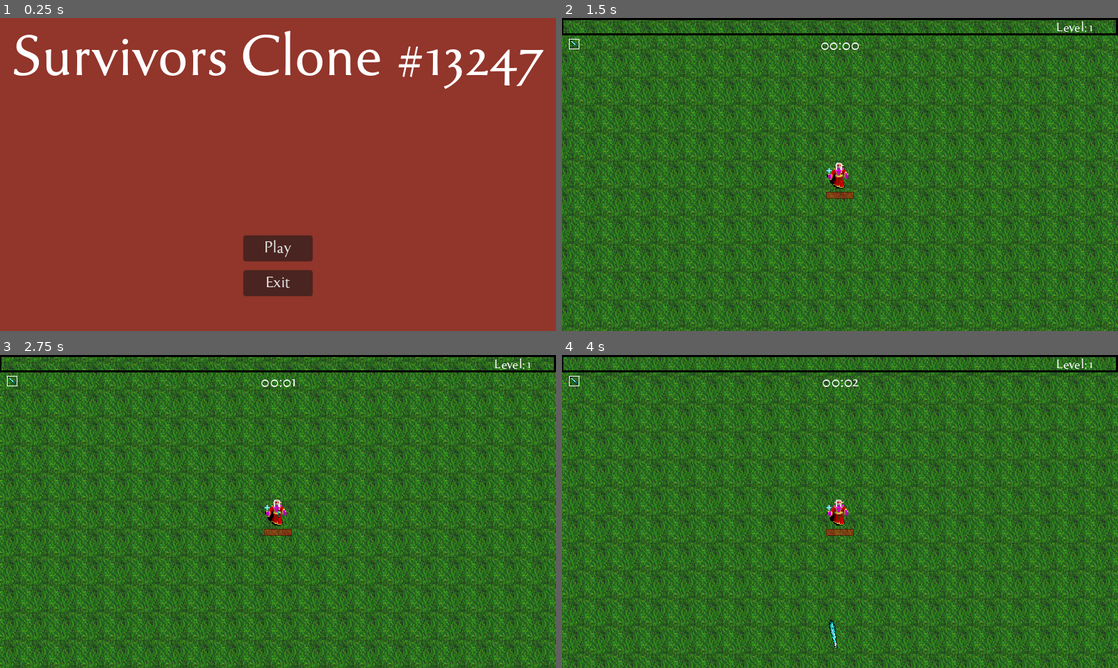
Above: before the commit, frames 1-4 (two rows, left to right).
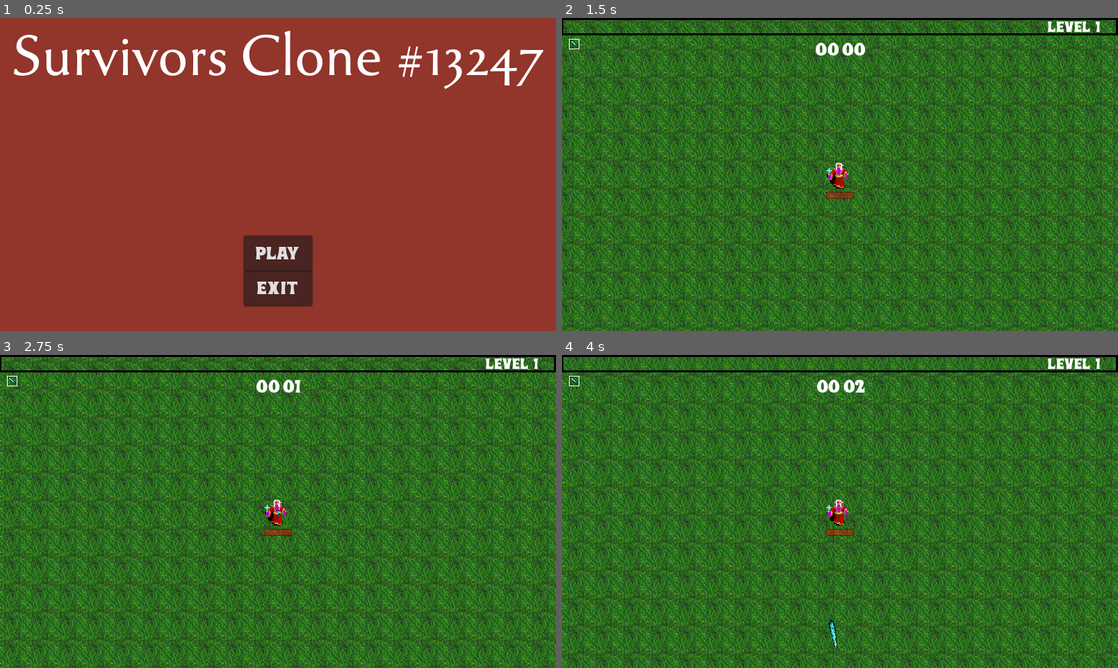
Above: after the commit, the same moments.

Repository: DiogoSabec/Rythm-Judgment
Game: Godot game, scene res://TitleScreen/menu.tscn
Same seed, same stepped clock (60 frames per second), same inputs: the game is played once before the commit and once after it. Sound files missing from this copy of the repository are replaced by a short silence.
Inputs (mouse positions are in pixels of both pictures, inside the frame that each line leads up to):
- Up to frame 1 (0.25 s): no input
- Up to frame 2 (1.5 s): click "Play" at 0.5 s; move the mouse to (962, 158) at 1.27 s; hold D (right) from 1.28 s (still down); click (962, 158) at 1.35 s
- Up to frame 3 (2.75 s): move the mouse to (166, 527) at 2.02 s; release D (right) at 2.03 s; hold S (down) from 2.03 s (still down); click (166, 527) at 2.1 s
- Up to frame 4 (4 s): move the mouse to (895, 442) at 2.77 s; release S (down) at 2.78 s; hold D (right) 2.78-3.53 s; click (895, 442) at 2.85 s; move the mouse to (812, 574) at 3.52 s; hold W (up) from 3.53 s (still down); click (812, 574) at 3.6 s

The runs differ from the first frame. In frame 1, 1.3% of the frame differs, in the area x 43-57%, y 70-93%; in frame 2, 0.5%; in frame 3, 0.4%; in frame 4, 0.5%.

Commit message:
Gema animada

Diff:
--- a/SurvivorsClone_Complete-main/Objects/experience_gem.tscn
+++ b/SurvivorsClone_Complete-main/Objects/experience_gem.tscn
@@ -1,8 +1,72 @@
-[gd_scene load_steps=5 format=3 uid="uid://d20r3gqas2kms"]
+[gd_scene load_steps=14 format=3 uid="uid://d20r3gqas2kms"]
 
-[ext_resource type="Texture2D" uid="uid://c2kvist0kqcew" path="res://Textures/Items/Gems/Gem_green.png" id="1_glkr3"]
 [ext_resource type="Script" path="res://Objects/experience_gem.gd" id="1_k4pfj"]
+[ext_resource type="Texture2D" uid="uid://cyuspy4vf0xgj" path="res://Textures/Gems/crystal-qubodup-ccby3/crystal-qubodup-ccby3-16-blue.png" id="2_bwhp2"]
 [ext_resource type="AudioStream" uid="uid://bnm8cttqwefdx" path="res://Audio/SoundEffect/collectgem.mp3" id="3_g1t57"]
+
+[sub_resource type="AtlasTexture" id="AtlasTexture_wocsh"]
+atlas = ExtResource("2_bwhp2")
+region = Rect2(0, 0, 16, 16)
+
+[sub_resource type="AtlasTexture" id="AtlasTexture_c83au"]
+atlas = ExtResource("2_bwhp2")
+region = Rect2(16, 0, 16, 16)
+
+[sub_resource type="AtlasTexture" id="AtlasTexture_rb8c6"]
+atlas = ExtResource("2_bwhp2")
+region = Rect2(32, 0, 16, 16)
+
+[sub_resource type="AtlasTexture" id="AtlasTexture_7vete"]
+atlas = ExtResource("2_bwhp2")
+region = Rect2(48, 0, 16, 16)
+
+[sub_resource type="AtlasTexture" id="AtlasTexture_puusf"]
+atlas = ExtResource("2_bwhp2")
+region = Rect2(64, 0, 16, 16)
+
+[sub_resource type="AtlasTexture" id="AtlasTexture_0xalt"]
+atlas = ExtResource("2_bwhp2")
+region = Rect2(80, 0, 16, 16)
+
+[sub_resource type="AtlasTexture" id="AtlasTexture_0ckni"]
+atlas = ExtResource("2_bwhp2")
+region = Rect2(96, 0, 16, 16)
+
+[sub_resource type="AtlasTexture" id="AtlasTexture_aas2x"]
+atlas = ExtResource("2_bwhp2")
+region = Rect2(112, 0, 16, 16)
+
+[sub_resource type="SpriteFrames" id="SpriteFrames_hy4xj"]
+animations = [{
+"frames": [{
+"duration": 1.0,
+"texture": SubResource("AtlasTexture_wocsh")
+}, {
+"duration": 1.0,
+"texture": SubResource("AtlasTexture_c83au")
+}, {
+"duration": 1.0,
+"texture": SubResource("AtlasTexture_rb8c6")
+}, {
+"duration": 1.0,
+"texture": SubResource("AtlasTexture_7vete")
+}, {
+"duration": 1.0,
+"texture": SubResource("AtlasTexture_puusf")
+}, {
+"duration": 1.0,
+"texture": SubResource("AtlasTexture_0xalt")
+}, {
+"duration": 1.0,
+"texture": SubResource("AtlasTexture_0ckni")
+}, {
+"duration": 1.0,
+"texture": SubResource("AtlasTexture_aas2x")
+}],
+"loop": true,
+"name": &"default",
+"speed": 5.0
+}]
 
 [sub_resource type="RectangleShape2D" id="RectangleShape2D_wytta"]
 size = Vector2(20, 22)
@@ -13,8 +77,10 @@
 collision_mask = 0
 script = ExtResource("1_k4pfj")
 
-[node name="Sprite2D" type="Sprite2D" parent="."]
-texture = ExtResource("1_glkr3")
+[node name="Sprite2D" type="AnimatedSprite2D" parent="."]
+sprite_frames = SubResource("SpriteFrames_hy4xj")
+autoplay = "default"
+frame_progress = 0.877425
 
 [node name="CollisionShape2D" type="CollisionShape2D" parent="."]
 position = Vector2(0, -1)
--- a/SurvivorsClone_Complete-main/Player/player.tscn
+++ b/SurvivorsClone_Complete-main/Player/player.tscn
@@ -1,10 +1,11 @@
-[gd_scene load_steps=18 format=3 uid="uid://dncgepmkc4jf4"]
+[gd_scene load_steps=19 format=3 uid="uid://dncgepmkc4jf4"]
 
 [ext_resource type="Script" path="res://Player/player.gd" id="1_37q80"]
 [ext_resource type="Texture2D" uid="uid://doa3scrwgj2oq" path="res://Textures/Player/player_sprite.png" id="1_jefax"]
 [ext_resource type="PackedScene" uid="uid://xy3cvpwdy828" path="res://Utility/hurt_box.tscn" id="3_gs51i"]
 [ext_resource type="Texture2D" uid="uid://dx7xx6vfahxlq" path="res://Textures/GUI/exp_background.png" id="4_pbpj5"]
 [ext_resource type="Texture2D" uid="uid://dlx33roiu0vlj" path="res://Textures/GUI/exp_progress.png" id="5_5ive2"]
+[ext_resource type="FontFile" uid="uid://1dcjvvw52hll" path="res://Font/Wonderbar.ttf" id="6_mey0s"]
 [ext_resource type="FontFile" uid="uid://cb4e8g30xxp5u" path="res://Font/tenderness.otf" id="6_okx7u"]
 [ext_resource type="AudioStream" uid="uid://ul8hunj8tl2t" path="res://Audio/SoundEffect/levelup.ogg" id="7_wl7d2"]
 [ext_resource type="Texture2D" uid="uid://cj6a5rhwov14" path="res://Textures/GUI/healthbar.png" id="8_flesq"]
@@ -118,10 +119,11 @@
 [node name="lbl_level" type="Label" parent="GUILayer/GUI/ExperienceBar"]
 unique_name_in_owner = true
 layout_mode = 0
-offset_left = 540.0
-offset_right = 640.0
-offset_bottom = 20.0
-theme_override_fonts/font = ExtResource("6_okx7u")
+offset_left = 542.0
+offset_top = -3.0
+offset_right = 638.0
+offset_bottom = 24.0
+theme_override_fonts/font = ExtResource("6_mey0s")
 theme_override_font_sizes/font_size = 16
 text = "Level: 1"
 horizontal_alignment = 1
@@ -153,7 +155,7 @@
 layout_mode = 0
 offset_right = 200.0
 offset_bottom = 50.0
-theme_override_fonts/font = ExtResource("6_okx7u")
+theme_override_fonts/font = ExtResource("6_mey0s")
 text = "Level Up !"
 horizontal_alignment = 1
 vertical_alignment = 1
@@ -174,7 +176,6 @@
 [node name="DeathPanel" type="Panel" parent="GUILayer/GUI"]
 unique_name_in_owner = true
 process_mode = 2
-visible = false
 layout_mode = 0
 offset_left = 230.0
 offset_top = -266.0
@@ -212,11 +213,11 @@
 [node name="lblTimer" type="Label" parent="GUILayer/GUI"]
 unique_name_in_owner = true
 layout_mode = 0
-offset_left = 280.0
-offset_top = 20.0
-offset_right = 360.0
-offset_bottom = 44.0
-theme_override_fonts/font = ExtResource("6_okx7u")
+offset_left = 281.0
+offset_top = 19.0
+offset_right = 361.0
+offset_bottom = 53.0
+theme_override_fonts/font = ExtResource("6_mey0s")
 theme_override_font_sizes/font_size = 20
 text = "00:00"
 horizontal_alignment = 1
--- a/SurvivorsClone_Complete-main/Utility/basic_button.tscn
+++ b/SurvivorsClone_Complete-main/Utility/basic_button.tscn
@@ -1,7 +1,7 @@
 [gd_scene load_steps=5 format=3 uid="uid://b7c7gsdx2rkjm"]
 
+[ext_resource type="FontFile" uid="uid://1dcjvvw52hll" path="res://Font/Wonderbar.ttf" id="1_0dwvr"]
 [ext_resource type="AudioStream" uid="uid://bwahs2mtjus02" path="res://Audio/GUI/hover.wav" id="1_2ggfj"]
-[ext_resource type="FontFile" uid="uid://cb4e8g30xxp5u" path="res://Font/tenderness.otf" id="1_5s5k8"]
 [ext_resource type="Script" path="res://Utility/basic_button.gd" id="1_t2e60"]
 [ext_resource type="AudioStream" uid="uid://dobpqbspunihg" path="res://Audio/GUI/click.wav" id="2_jbqnc"]
 
@@ -9,7 +9,7 @@
 custom_minimum_size = Vector2(80, 30)
 offset_right = 8.0
 offset_bottom = 8.0
-theme_override_fonts/font = ExtResource("1_5s5k8")
+theme_override_fonts/font = ExtResource("1_0dwvr")
 theme_override_font_sizes/font_size = 20
 text = "Example"
 script = ExtResource("1_t2e60")
Binary file added: SurvivorsClone_Complete-main/Font/Wonderbar.ttf
Not shown, added: SurvivorsClone_Complete-main/Font/Wonderbar.ttf.import
Binary file added: SurvivorsClone_Complete-main/Textures/Gems/Gem_blue.png
Not shown, added: SurvivorsClone_Complete-main/Textures/Gems/Gem_blue.png.import
Binary file added: SurvivorsClone_Complete-main/Textures/Gems/Gem_green.png
Not shown, added: SurvivorsClone_Complete-main/Textures/Gems/Gem_green.png.import
Binary file added: SurvivorsClone_Complete-main/Textures/Gems/Gem_red.png
Not shown, added: SurvivorsClone_Complete-main/Textures/Gems/Gem_red.png.import
Binary file added: SurvivorsClone_Complete-main/Textures/Gems/crystal-qubodup-ccby3/crystal-qubodup-ccby3-16-blue.png
Not shown, added: SurvivorsClone_Complete-main/Textures/Gems/crystal-qubodup-ccby3/crystal-qubodup-ccby3-16-blue.png.import
Binary file added: SurvivorsClone_Complete-main/Textures/Gems/crystal-qubodup-ccby3/crystal-qubodup-ccby3-16-green.png
Not shown, added: SurvivorsClone_Complete-main/Textures/Gems/crystal-qubodup-ccby3/crystal-qubodup-ccby3-16-green.png.import
(and 21 more such lines)
